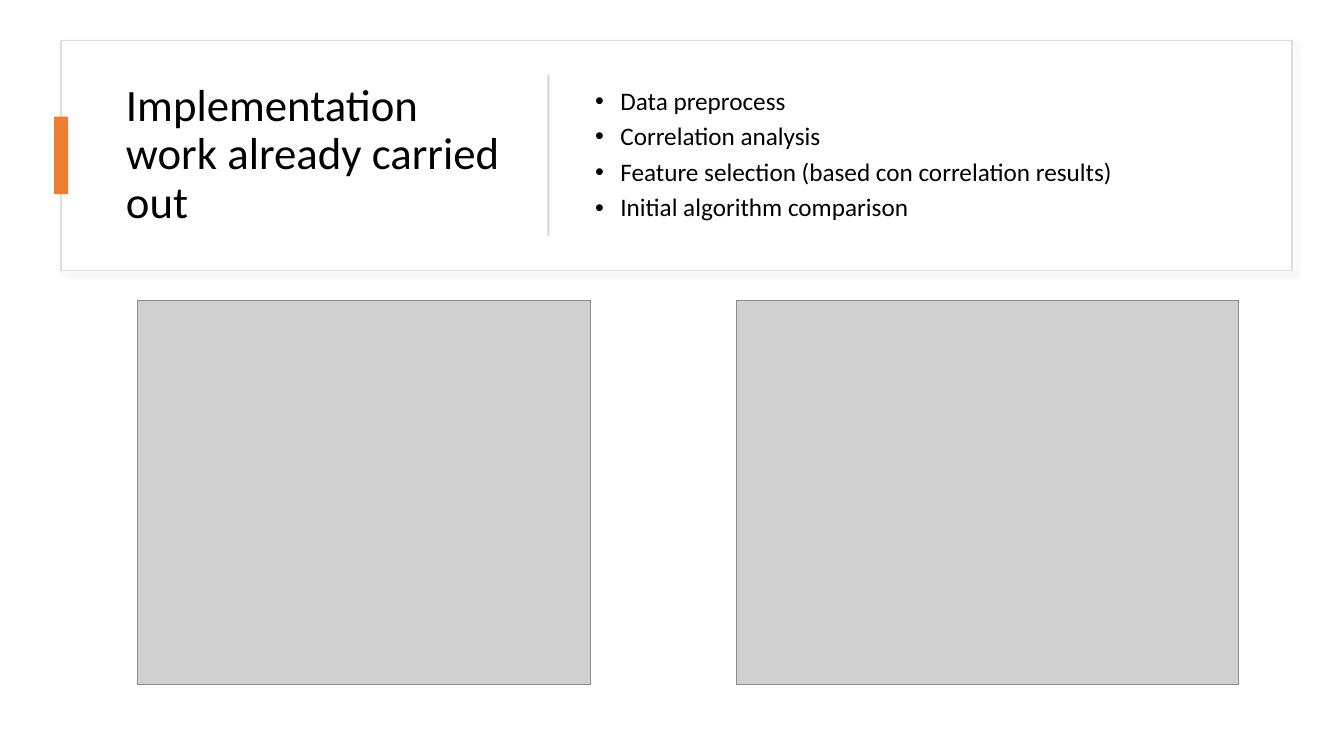
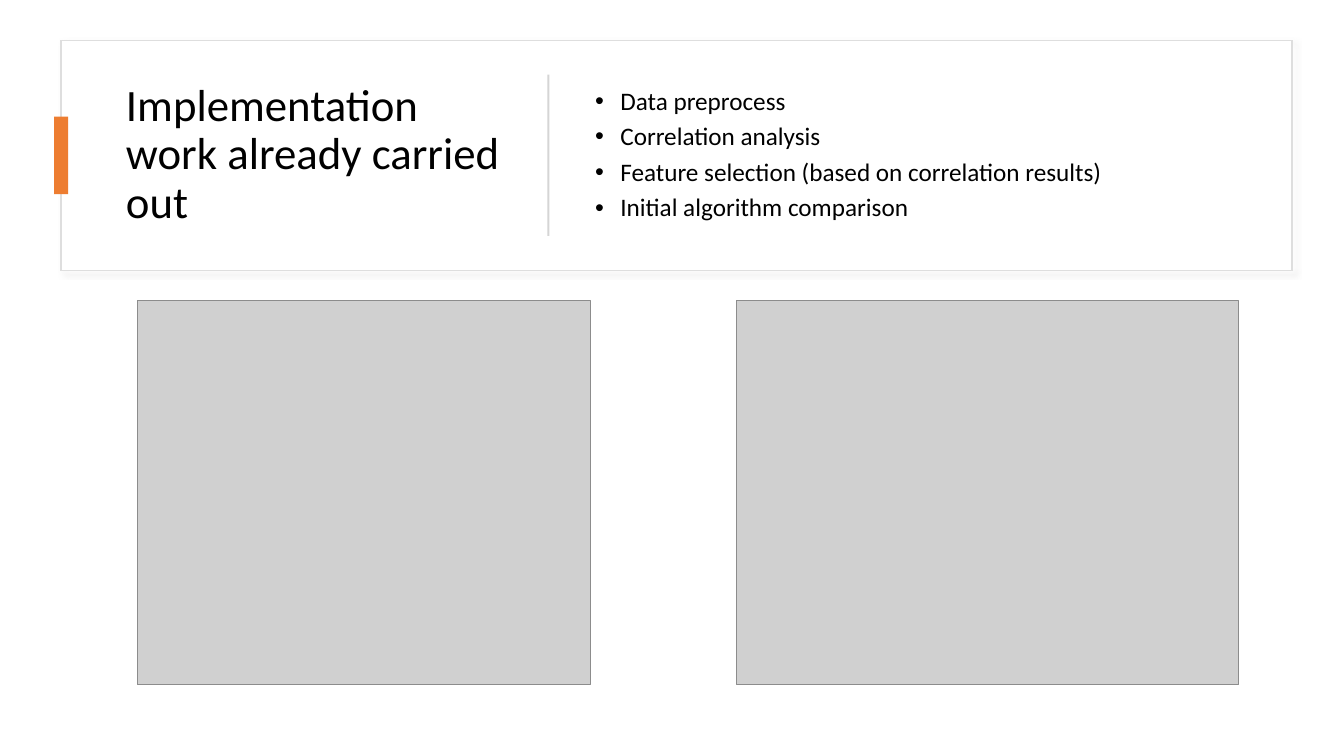
Before and after one commit to afs202005277/HeartDiseasePrediction, a slide deck: slide 5 of Supervised Learning.pptx (slide 4 before the commit). Drawn at 1344x756 pixels with LibreOffice and Linux fonts; fonts in the diff are those of the drawing; grey boxes stand for pictures. Boxes give left, top, right and bottom in pixels: in the first picture for what was removed or moved away, otherwise in the second. Text is boxed around its words. In the diff, an @@ line names an element or a change of style, - is before the commit and + after.

```diff
--- a/Supervised Learning.pptx
+++ b/Supervised Learning.pptx
@@ text at <box>620,162,1101,185</box>: text changed @@
-• Feature selection (based con correlation results)
+• Feature selection (based on correlation results)
```
Also in this commit, not shown: 2 other slides changed, 1 slide added, 1 other file.
